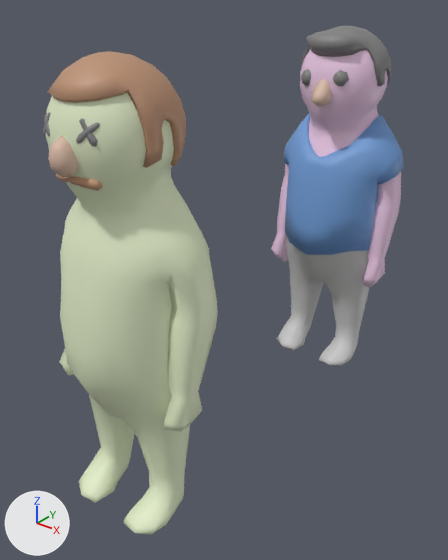
Before and after pictures for a commit that changed the FBX model Assets/Entities/Characters/Characters 01.fbx.
The view is the same before and after, from a 50 mm lens placed at (1.67, -1.53, 2.17), pointed at (-0.05, 0.62, 0.83). The axes (+X, +Y, +Z) are drawn at lower left. The lights are the same throughout. Where no turn or scale is listed for an object, it has been applied to the vertices.

Objects in the first picture: 'baffi', 'body', 'corpse', 'deadEye', 'hairs', 'hairsB', 'noseA', 'tshirt'.
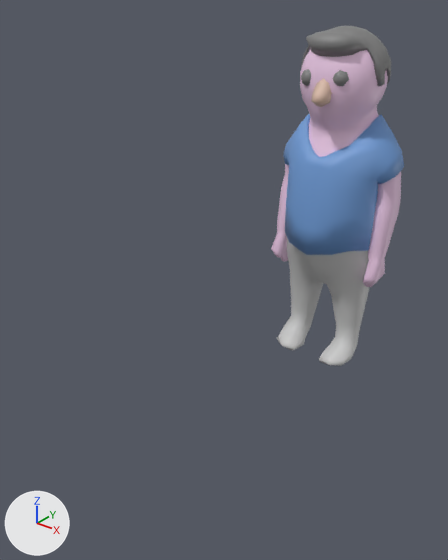
What changed in the scene script:
```text
Remove ob_nosea:
    ob_nosea = bpy.data.objects.new('noseA', me_mesh_003)
    ob_nosea.location = (0.007, -0.288, 1.554)
Remove ob_baffi:
    ob_baffi = bpy.data.objects.new('baffi', me_mesh_006)
    ob_baffi.location = (0.069, -0.247, 1.555)
Remove ob_deadeye:
    ob_deadeye = bpy.data.objects.new('deadEye', me_mesh_005)
    ob_deadeye.location = (-0.1, -0.251, 1.73)
Remove ob_corpse:
    ob_corpse = bpy.data.objects.new('corpse', me_mesh)
    ob_corpse.location = (-0.002, -0.041, 1.074)
Remove ob_hairs:
    ob_hairs = bpy.data.objects.new('hairs', me_mesh_004)
    ob_hairs.location = (-0.002, -0.041, 1.074)
```

Where the change shows, as pixel boxes (x1, y1, x2, y2) in the pictures (448 x 560 px):
'corpse', deleted: before (46, 93, 218, 534)
'hairs', deleted: before (47, 51, 186, 168)
'noseA', deleted (beige): before (48, 135, 77, 178)
'deadEye', deleted: before (43, 112, 100, 147)
'baffi', deleted: before (56, 173, 103, 191)
